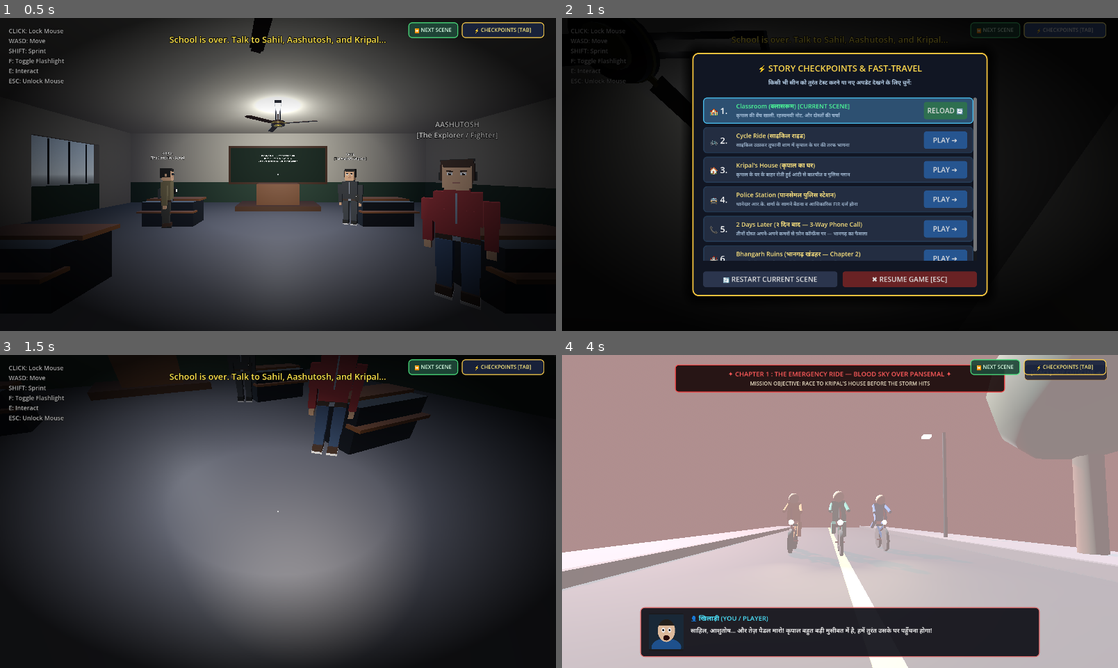
Above: before the commit, frames 1-4 (two rows, left to right).
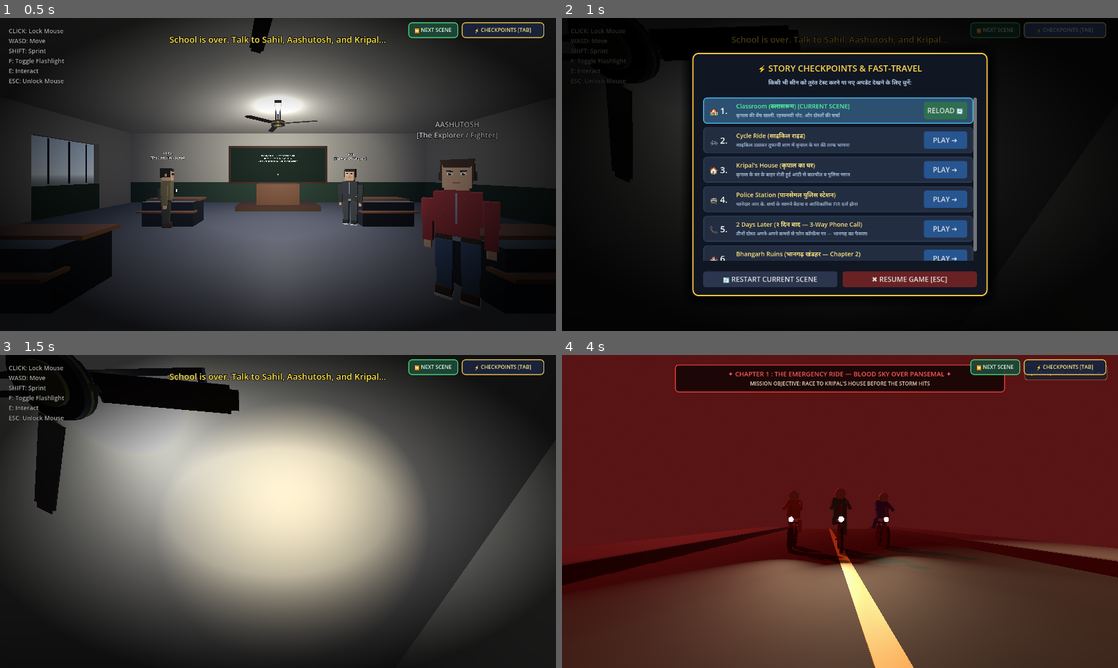
Above: after the commit, the same moments.

Repository: Sahil13092008/HorrorMission
Game: Godot game, scene res://scenes/classroom.tscn
Two runs of this game, one before a commit and one after it. Both use one fixed random seed, a clock stepped at 60 frames per second and the inputs below. Sound files missing from this copy of the repository are replaced by a short silence.
Inputs:
- Up to frame 1 (0.5 s): no input
- Up to frame 2 (1 s): click "⚡ CHECKPOINTS [TAB]" at 0.5 s
- Up to frame 3 (1.5 s): click "✖ RESUME GAME [ESC]" at 1.25 s
- Up to frame 4 (4 s): click "⏩ NEXT SCENE" at 2 s; click "⚡ CHECKPOINTS [TAB]" at 2.75 s; click "✖ RESUME GAME [ESC]" at 3.5 s

Frame 1 is identical in both runs. In frame 2, 0.4% of the frame differs, in the area x 15-35%, y 7-34%; in frame 3, 50%; in frame 4, 94%, in the area x 0-100%, y 0-100%.

Commit message:
Fix phone call scene load: remove CONNECT_ONE_SHOT, add blank line before WorldEnvironment, remove invalid custom UID; ensure mouse cursor is always visible and game paused during Checkpoints menu

Diff:
--- a/scenes/phone_call_convo.tscn
+++ b/scenes/phone_call_convo.tscn
@@ -1,4 +1,4 @@
-[gd_scene format=3 uid="uid://phone_convo_2days_later_01"]
+[gd_scene format=3]
 
 [ext_resource type="Script" path="res://scripts/phone_call_convo.gd" id="1_script"]
 [ext_resource type="AudioStream" path="res://audio/ambience.wav" id="2_ambience"]
@@ -336,6 +336,7 @@
 
 [node name="PhoneCallConvo" type="Node3D"]
 script = ExtResource("1_script")
+
 [node name="WorldEnvironment" type="WorldEnvironment" parent="."]
 environment = SubResource("Env_PhoneConvo")
 
--- a/scripts/checkpoint_manager.gd
+++ b/scripts/checkpoint_manager.gd
@@ -7,11 +7,11 @@
 # - Always-visible HUD Bar at Top-Center/Top-Right
 # - One-click "NEXT SCENE ⏩" quick jump
 # - Full Chapter Select with progress indicator & descriptions
+# - Forces MOUSE_MODE_VISIBLE so cursor is ALWAYS visible when open!
 # ==============================================================
 
 var is_menu_open: bool = false
 var prev_mouse_mode: Input.MouseMode = Input.MOUSE_MODE_VISIBLE
-var prev_paused: bool = false
 
 var hud_container: HBoxContainer
 var toggle_btn: Button
@@ -77,6 +77,12 @@
 
 	build_hud()
 	build_modal()
+
+func _process(_delta: float) -> void:
+	# Keep mouse cursor visible whenever menu is open
+	if is_menu_open:
+		if Input.mouse_mode != Input.MOUSE_MODE_VISIBLE:
+			Input.mouse_mode = Input.MOUSE_MODE_VISIBLE
 
 func build_hud() -> void:
 	var hud_root = Control.new()
@@ -105,6 +111,7 @@
 	quick_next_btn.tooltip_text = "सीधे अगले सीन पर स्किप करें (Fast Skip to Next Chapter)"
 	quick_next_btn.custom_minimum_size = Vector2(115, 36)
 	quick_next_btn.focus_mode = Control.FOCUS_NONE
+	quick_next_btn.mouse_default_cursor_shape = Control.CURSOR_POINTING_HAND
 
 	var q_style = StyleBoxFlat.new()
 	q_style.bg_color = Color(0.12, 0.28, 0.22, 0.92)
@@ -134,6 +141,7 @@
 	toggle_btn.tooltip_text = "सारे चैप्टर्स की लिस्ट खोलें (Open All Story Checkpoints)"
 	toggle_btn.custom_minimum_size = Vector2(190, 36)
 	toggle_btn.focus_mode = Control.FOCUS_NONE
+	toggle_btn.mouse_default_cursor_shape = Control.CURSOR_POINTING_HAND
 
 	var t_style = StyleBoxFlat.new()
 	t_style.bg_color = Color(0.10, 0.14, 0.24, 0.92)
@@ -166,6 +174,7 @@
 	modal_overlay.color = Color(0, 0, 0, 0.75)
 	modal_overlay.visible = false
 	modal_overlay.mouse_filter = Control.MOUSE_FILTER_STOP
+	modal_overlay.mouse_default_cursor_shape = Control.CURSOR_ARROW
 	add_child(modal_overlay)
 
 	# Modal Center Card
@@ -179,6 +188,7 @@
 	modal_panel.offset_top = -280
 	modal_panel.offset_right = 340
 	modal_panel.offset_bottom = 280
+	modal_panel.mouse_filter = Control.MOUSE_FILTER_STOP
 
 	var p_style = StyleBoxFlat.new()
 	p_style.bg_color = Color(0.07, 0.09, 0.14, 0.98)
@@ -249,6 +259,7 @@
 	reload_btn.size_flags_horizontal = Control.SIZE_EXPAND_FILL
 	reload_btn.custom_minimum_size = Vector2(0, 36)
 	reload_btn.focus_mode = Control.FOCUS_NONE
+	reload_btn.mouse_default_cursor_shape = Control.CURSOR_POINTING_HAND
 	var r_style = StyleBoxFlat.new()
 	r_style.bg_color = Color(0.18, 0.22, 0.32, 0.9)
 	r_style.corner_radius_top_left = 6
@@ -267,6 +278,7 @@
 	close_btn.size_flags_horizontal = Control.SIZE_EXPAND_FILL
 	close_btn.custom_minimum_size = Vector2(0, 36)
 	close_btn.focus_mode = Control.FOCUS_NONE
+	close_btn.mouse_default_cursor_shape = Control.CURSOR_POINTING_HAND
 	var c_style = StyleBoxFlat.new()
 	c_style.bg_color = Color(0.45, 0.14, 0.14, 0.9)
 	c_style.corner_radius_top_left = 6
@@ -344,6 +356,7 @@
 		jump_btn.text = "PLAY ➔" if not is_current else "RELOAD 🔄"
 		jump_btn.custom_minimum_size = Vector2(100, 32)
 		jump_btn.focus_mode = Control.FOCUS_NONE
+		jump_btn.mouse_default_cursor_shape = Control.CURSOR_POINTING_HAND
 
 		var j_style = StyleBoxFlat.new()
 		j_style.bg_color = Color(0.18, 0.45, 0.3, 0.9) if is_current else Color(0.15, 0.35, 0.6, 0.9)
@@ -376,6 +389,8 @@
 	is_menu_open = true
 	prev_mouse_mode = Input.mouse_mode
 	Input.mouse_mode = Input.MOUSE_MODE_VISIBLE
+	Input.set_mouse_mode(Input.MOUSE_MODE_VISIBLE)
+	get_tree().paused = true
 
 	populate_cards()
 
@@ -387,11 +402,17 @@
 func close_menu() -> void:
 	is_menu_open = false
 	modal_overlay.visible = false
+	get_tree().paused = false
+
 	if prev_mouse_mode == Input.MOUSE_MODE_CAPTURED:
 		Input.mouse_mode = Input.MOUSE_MODE_CAPTURED
+	else:
+		Input.mouse_mode = Input.MOUSE_MODE_VISIBLE
 
 func jump_to_scene(scene_path: String) -> void:
-	close_menu()
+	get_tree().paused = false
+	is_menu_open = false
+	modal_overlay.visible = false
 	Input.mouse_mode = Input.MOUSE_MODE_VISIBLE
 
 	if not ResourceLoader.exists(scene_path):
@@ -407,6 +428,7 @@
 			get_tree().change_scene_to_packed(ps)
 
 func jump_to_next_scene() -> void:
+	get_tree().paused = false
 	var cur = get_tree().current_scene
 	var current_path = cur.scene_file_path if cur else ""
 
--- a/scripts/phone_call_convo.gd
+++ b/scripts/phone_call_convo.gd
@@ -64,7 +64,6 @@
 			elif path.ends_with(".wav"):
 				var wav = AudioStreamWAV.new()
 				wav.data = bytes
-				wav.format = AudioStreamWAV.FORMAT_16_BITS
 				return wav
 	return null
 
@@ -235,15 +234,6 @@
 		voice_audio.stream = d["audio"]
 		voice_audio.play()
 		animate_head_speaking(speaker_id)
-
-		# Auto advance after voice finishes if player hasn't clicked
-		var current_idx = dialogue_index
-		voice_audio.finished.connect(func():
-			if dialogue_index == current_idx:
-				await get_tree().create_timer(0.6).timeout
-				if dialogue_index == current_idx:
-					advance_dialogue()
-		, CONNECT_ONE_SHOT)
 
 	await get_tree().create_timer(0.8).timeout
 	can_advance = true
